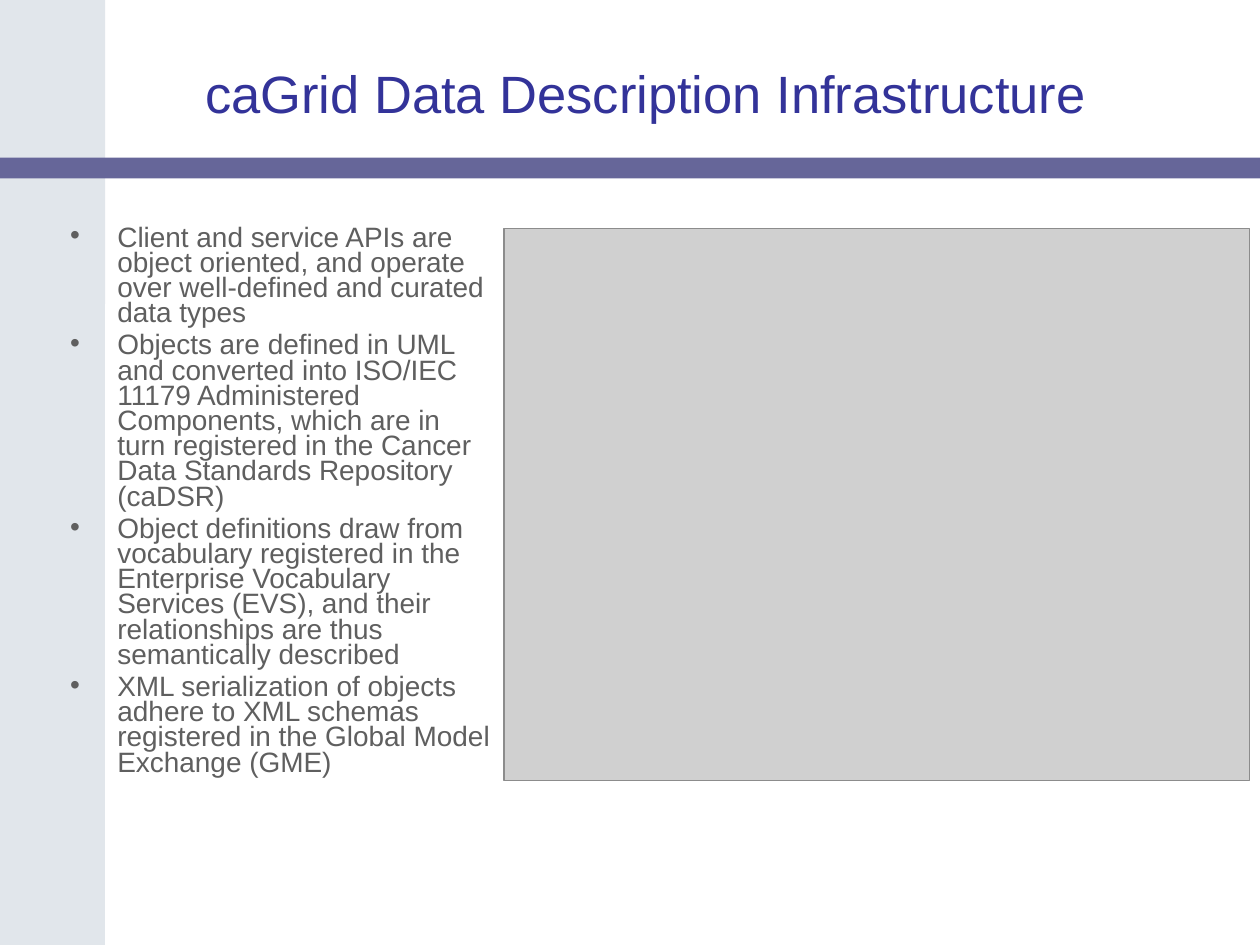
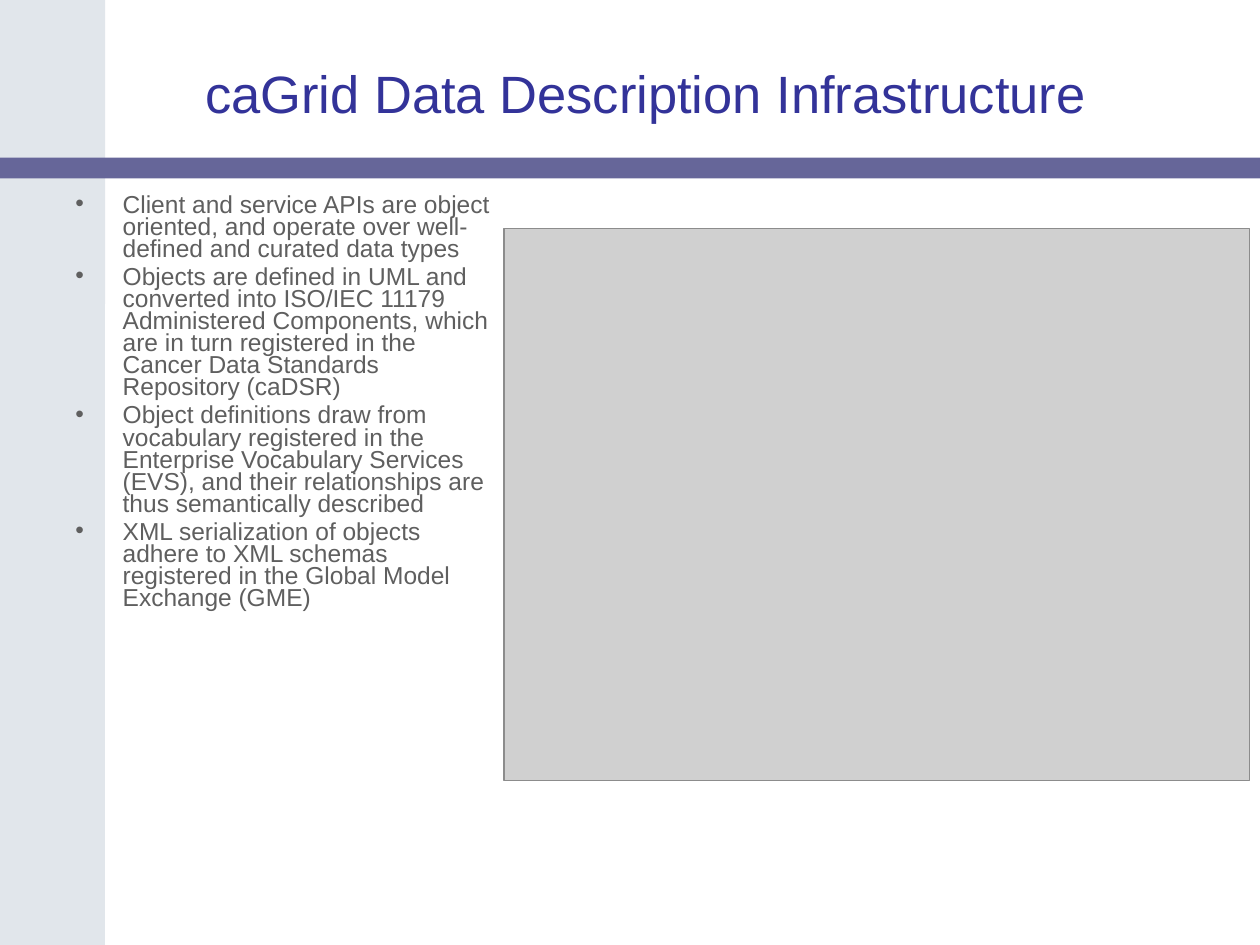
Before and after one commit to NCIP/cagrid-docs, a slide deck: slide 9 of presentations/200604_AnnualMeeting/caGrid-1.0-Architecture_caBIG-Annual-Meeting06.ppt. Drawn at 1260x945 pixels with LibreOffice and Linux fonts; fonts in the diff are those of the drawing; grey boxes stand for pictures; background and template pictures are left out. Boxes give left, top, right and bottom in pixels: in the first picture for what was removed or moved away, otherwise in the second. Text is boxed around its words. In the diff, an @@ line names an element or a change of style, - is before the commit and + after.

Commit message:
added data service slides

```diff
--- a/presentations/200604_AnnualMeeting/caGrid-1.0-Architecture_caBIG-Annual-Meeting06.ppt
+++ b/presentations/200604_AnnualMeeting/caGrid-1.0-Architecture_caBIG-Annual-Meeting06.ppt
@@ text "Client and service APIs are ...": place and size @@
-text "Client and service APIs are ..." at bbox=[117, 226, 490, 777]
+text "Client and service APIs are ..." at bbox=[123, 195, 489, 611]
@@ text "Client and service APIs are ..." at bbox=[123, 195, 489, 611]: size 16 to 14 pt @@
```
Also in this commit, not shown: 4 other slides changed, 3 slides added, 1 slide removed.
